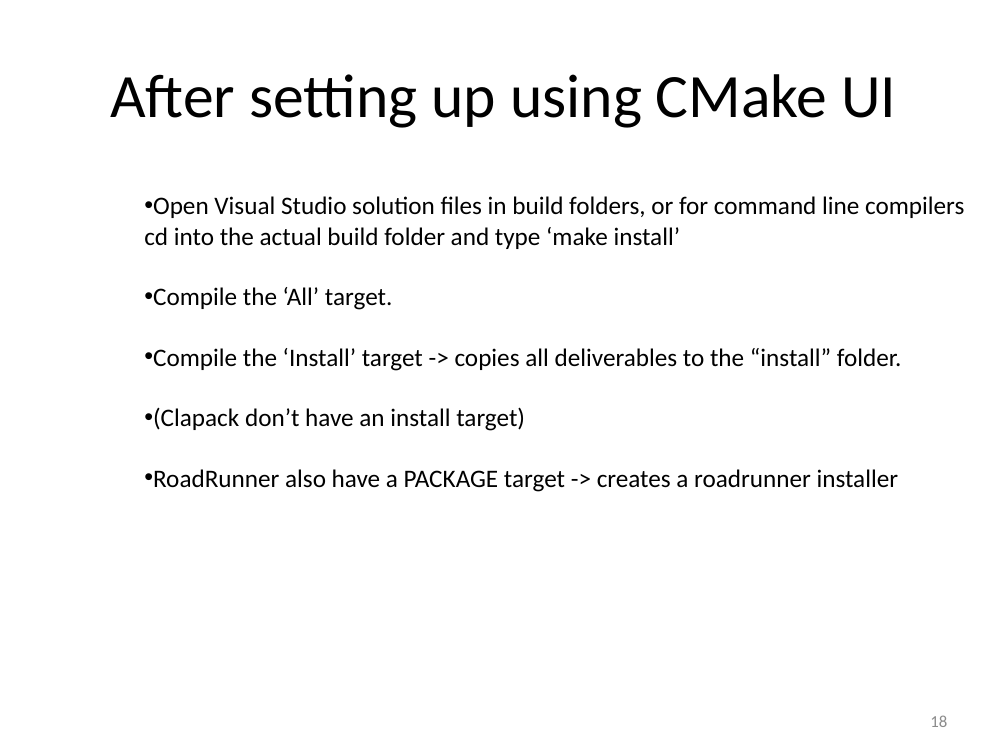
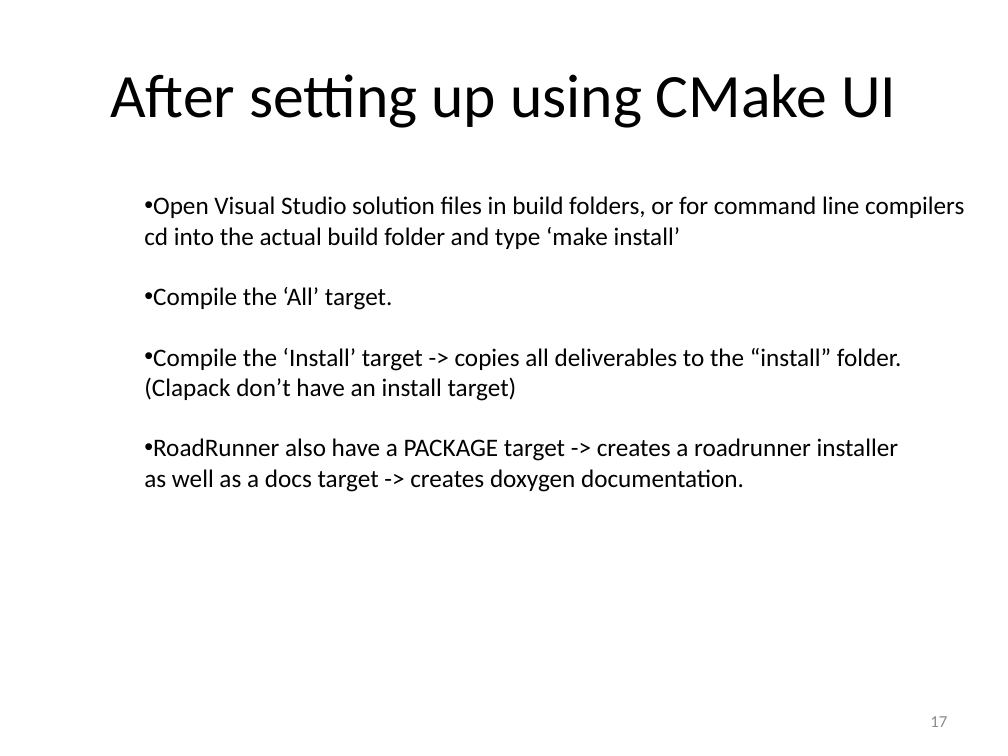
Before and after one commit to gregmedlock/roadrunnerwork, a slide deck: slide 17 of trunk/Docs/RoadRunnerPPT.pptx (slide 18 before the commit). Drawn at 1008x756 pixels with LibreOffice and Linux fonts; fonts in the diff are those of the drawing. Boxes give left, top, right and bottom in pixels: in the first picture for what was removed or moved away, otherwise in the second. Text is boxed around its words. In the diff, an @@ line names an element or a change of style, - is before the commit and + after.

```diff
--- a/trunk/Docs/RoadRunnerPPT.pptx
+++ b/trunk/Docs/RoadRunnerPPT.pptx
@@ text at <box>144,377,517,401</box>: bullet • to none @@
@@ text at <box>144,469,744,492</box>: paragraph added @@
+as well as a docs target -> creates doxygen documentation.
@@ page number at <box>930,716,947,727</box>: text changed @@
-18
+17
```
Also in this commit, not shown: 7 other slides changed, 1 slide removed.
